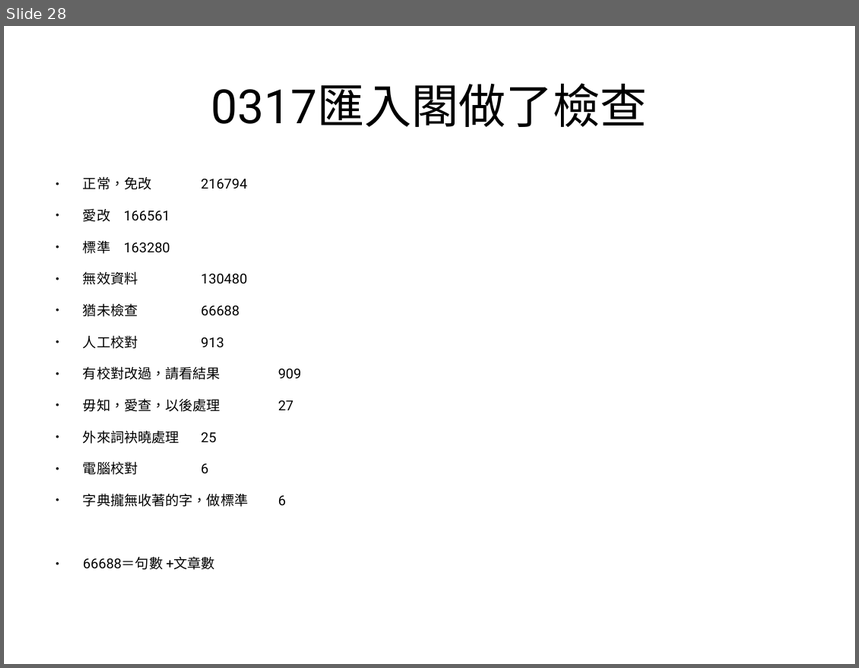
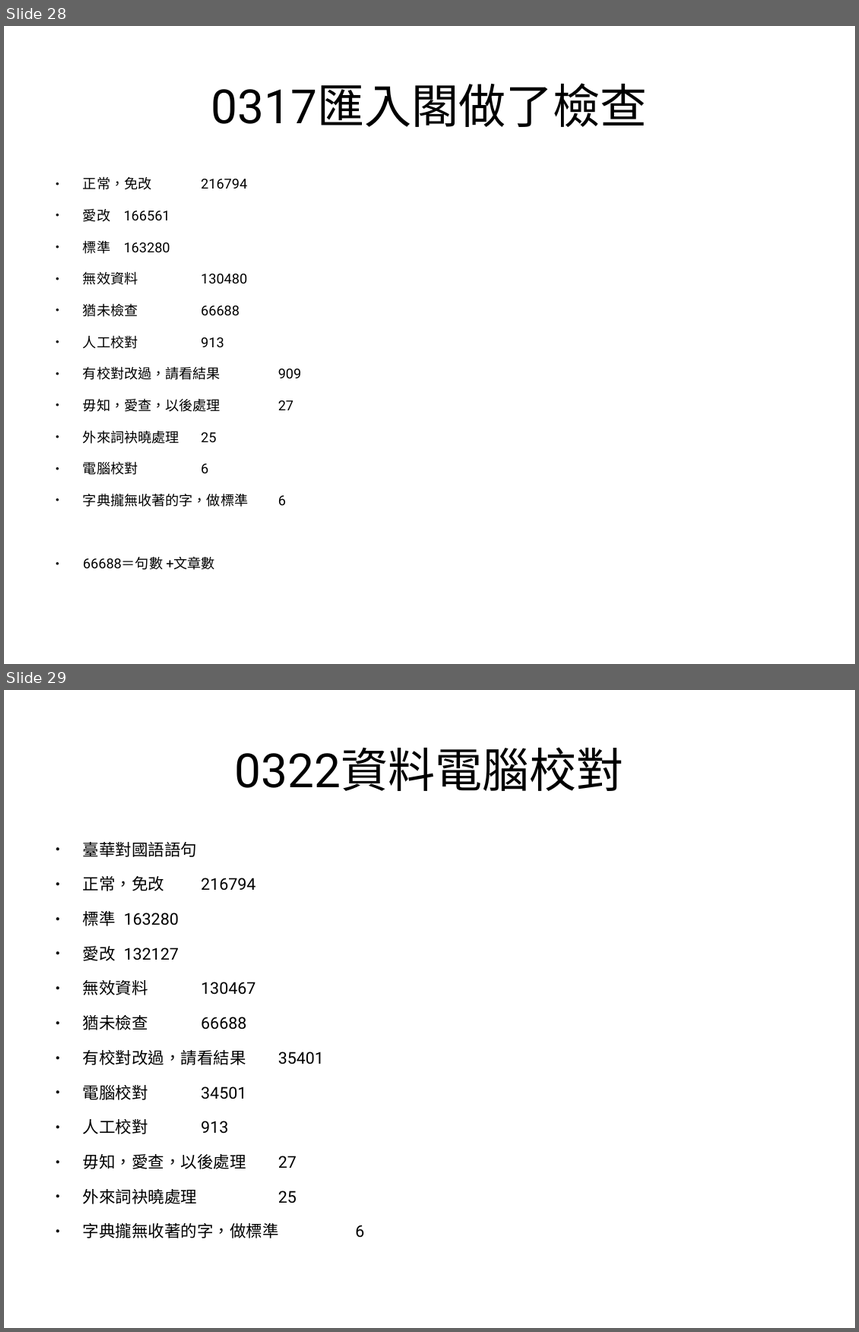
Before and after one commit to sih4sing5hong5/po3-ko3_tau5-iann2-phinn3, a slide deck: 翻譯報告.odp. Shown one above the other, each under a label of ours: slide 28 before the commit, slides 28 and 29 after it. The pictures are 859x668 and 859x1332 pixels, drawn with LibreOffice and Linux fonts; fonts in the diff are those of the drawing. Boxes give left, top, right and bottom in pixels: in the first picture for what was removed or moved away, otherwise in the second. Text is boxed around its words. In the diff, an @@ line names an element or a change of style, - is before the commit and + after.

Commit message:
加揣國語語句的結果 丞宏

```diff
--- a/翻譯報告.odp
+++ b/翻譯報告.odp
@@ slide 29 added at (x1=4, y1=690, x2=855, y2=1328), background #FFFFFF @@
@@ title added at (x1=235, y1=747, x2=624, y2=791), 44 pt, text #000000 @@
+0322資料電腦校對
@@ text added at (x1=83, y1=842, x2=364, y2=1239), 15.2 pt, text #000000 @@
+● 臺華對國語語句
+● 正常，免改 216794
+● 標準 163280
+● 愛改 132127
+● 無效資料 130467
+● 猶未檢查 66688
+● 有校對改過，請看結果 35401
+● 電腦校對 34501
+● 人工校對 913
+● 毋知，愛查，以後處理 27
+● 外來詞袂曉處理 25
+● 字典攏無收著的字，做標準 6
```
Also in this commit, not shown: 1 slide changed.
